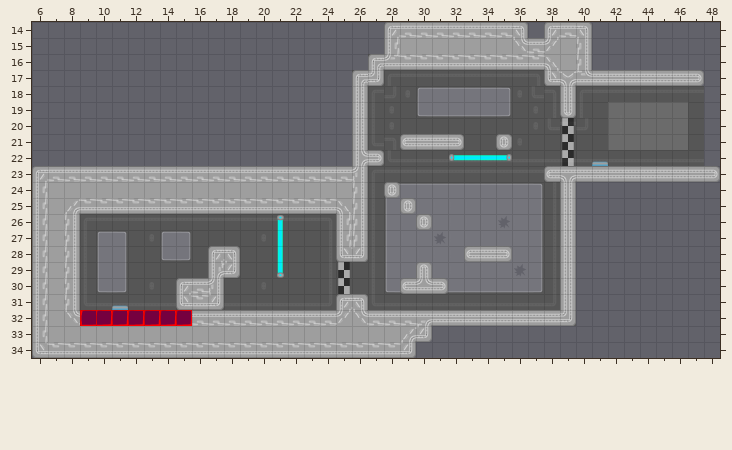
Tiled map -- assets/race.tmx. The picture above was drawn from the file before the commit.
Cells are 64x64 px. Shown: x 6..48, y 14..34.
New version:
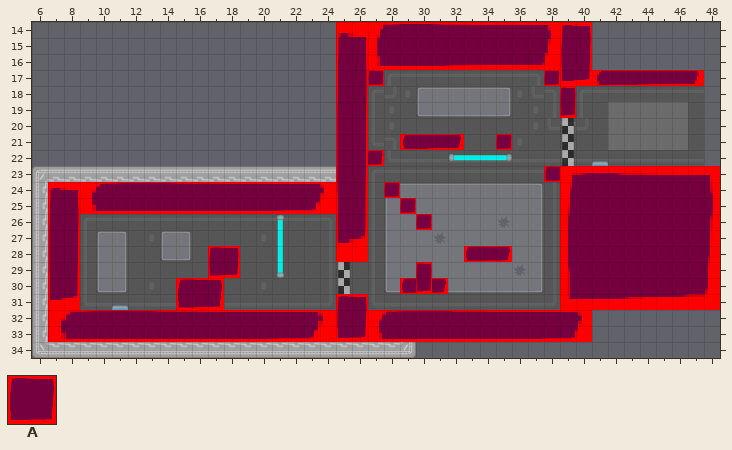
Key: from "alien": A 99.
Objects are placed by their top-left corner, in cells (3,4 is the top-left corner of cell 3,4); size is 1x1 cell unless given.
Message: add friction to new hitboxes and make hitboxes for level
The edit:
Layer "collisions":
changed: A at 9,32 size 2x1 -> A at 7,32 size 18x2
added: A at 27,14 size 12x3
added: A at 27,17
added: A at 38,17
added: A at 39,14 size 2x4
added: A at 41,17 size 7x1
added: A at 39,18 size 1x2
added: A at 29,21 size 4x1
added: A at 35,21
added: A at 26,22 size 2x1
added: A at 38,23 size 2x1
added: A at 28,24
added: A at 9,24 size 16x2
added: A at 29,25
added: A at 30,26
added: A at 25,14 size 2x15
added: A at 33,28 size 3x1
added: A at 17,28 size 2x2
added: A at 29,30 size 3x1
added: A at 30,29 size 1x2
added: A at 7,24 size 2x8
added: A at 15,30 size 3x2
added: A at 39,23 size 10x9
added: A at 25,31 size 2x3
added: A at 27,32 size 14x2
removed: A at 13,32
removed: A at 10,32
removed: A at 11,32
removed: A at 12,32
removed: A at 14,32
removed: A at 15,32
